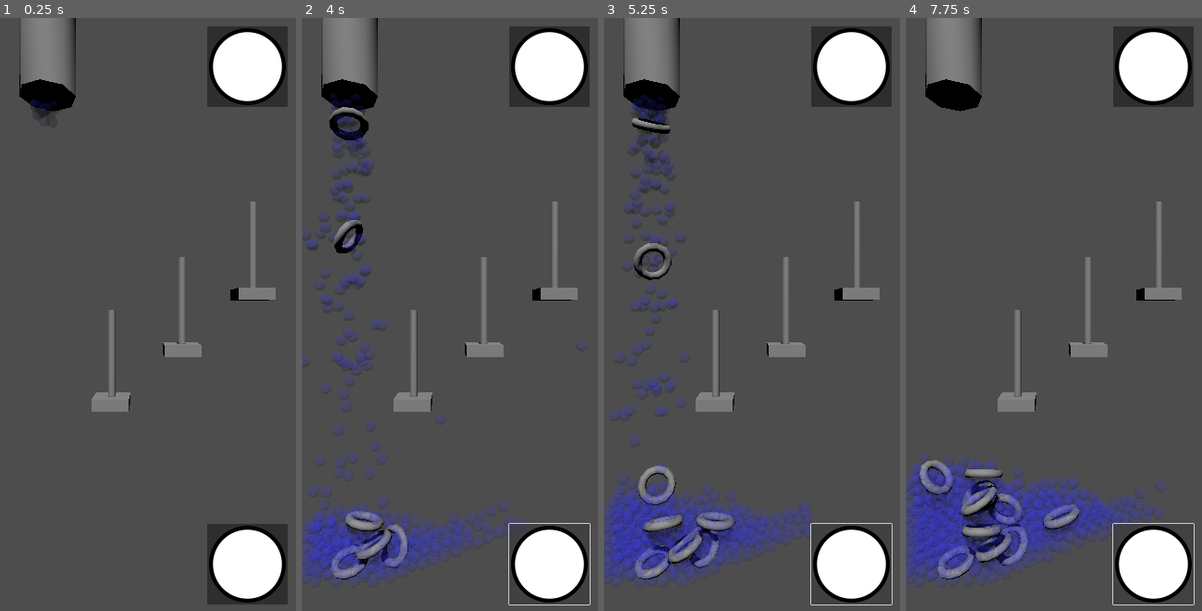
Above: before the commit, frames 1-4 (left to right).
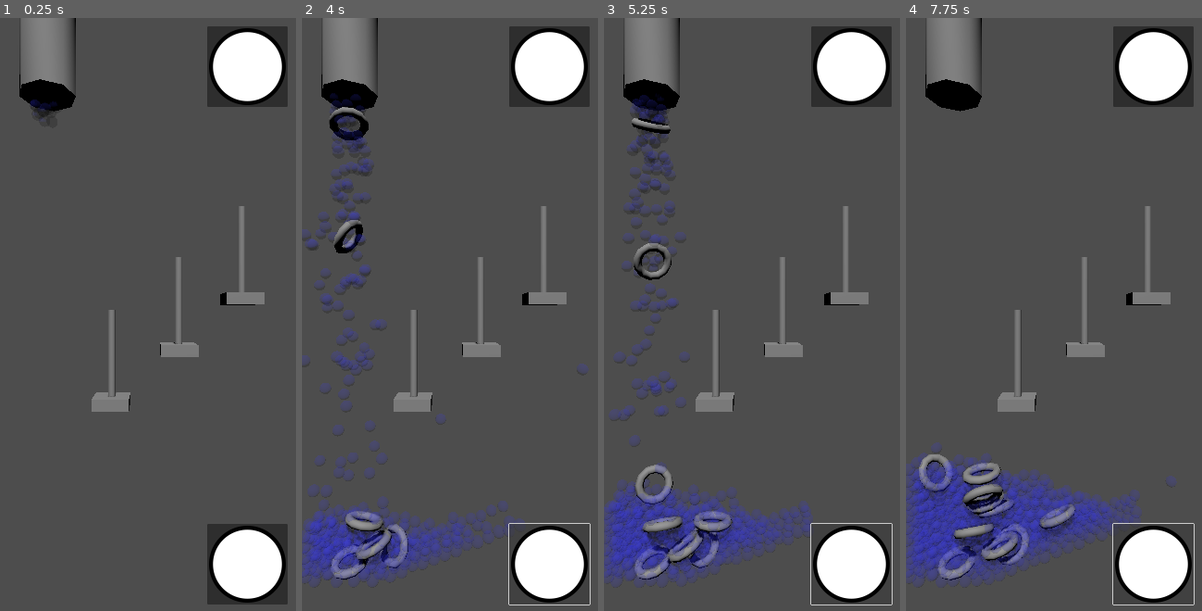
Above: after the commit, the same moments.

Repository: belovachap/Ring-Toss-Water-Game
Game: Godot game, scene res://ring_toss_water_game.tscn
The game is run twice, just before and just after one commit, with the same random seed, the same clock (stepped at 60 frames per second) and the same inputs.
Inputs (mouse positions are in pixels of both pictures, inside the frame that each line leads up to):
- Up to frame 1 (0.25 s): no input
- Up to frame 2 (4 s): click (550, 563) at 0.5 s; click (550, 563) at 1.25 s; click (550, 563) at 2 s
- Up to frame 3 (5.25 s): no input
- Up to frame 4 (7.75 s): no input

The runs differ from the first frame. In frame 1, 1.2% of the frame differs, in the area x 54-94%, y 30-58%; in frame 2, 1.2%; in frame 3, 3.0%; in frame 4, 6.4%, in the area x 0-94%, y 30-96%.

Commit message:
Move the pegs a little to the left.

Diff:
--- a/ring_toss_water_game.tscn
+++ b/ring_toss_water_game.tscn
@@ -141,10 +141,10 @@
 transform = Transform3D(1, 0, 0, 0, 1, 0, 0, 0, 1, -0.621731, -0.403147, 0)
 
 [node name="Peg2" parent="." instance=ExtResource("4_pcka7")]
-transform = Transform3D(1, 0, 0, 0, 1, 0, 0, 0, 1, 0.62413, 0.525043, 0)
+transform = Transform3D(1, 0, 0, 0, 1, 0, 0, 0, 1, 0.563635, 0.525043, 0)
 
 [node name="Peg3" parent="." instance=ExtResource("4_pcka7")]
-transform = Transform3D(1, 0, 0, 0, 1, 0, 0, 0, 1, 1.88013, 1.50395, 0)
+transform = Transform3D(1, 0, 0, 0, 1, 0, 0, 0, 1, 1.68124, 1.42649, 0)
 
 [node name="Rings" type="Node3D" parent="."]
 unique_name_in_owner = true
